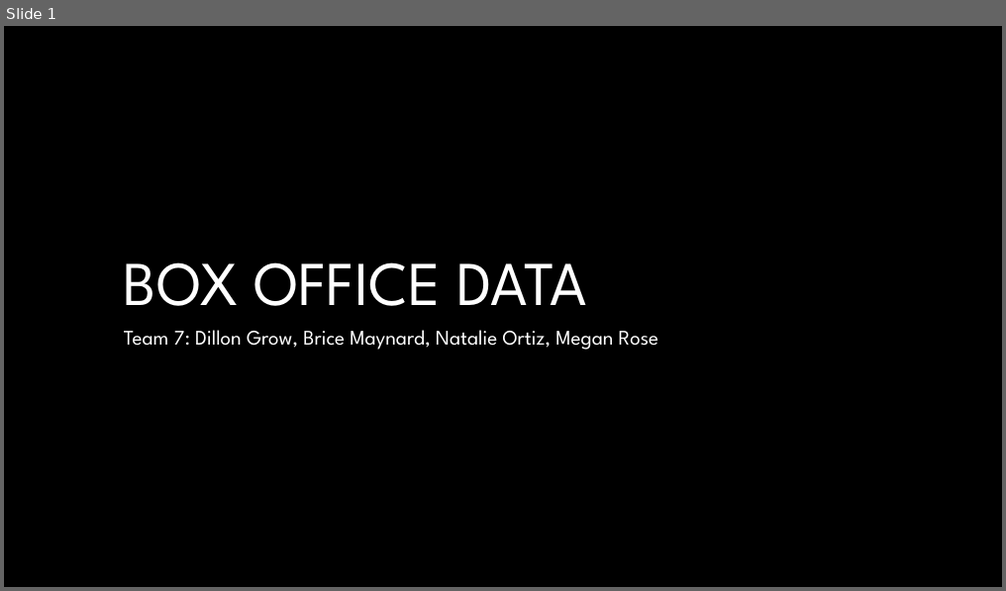
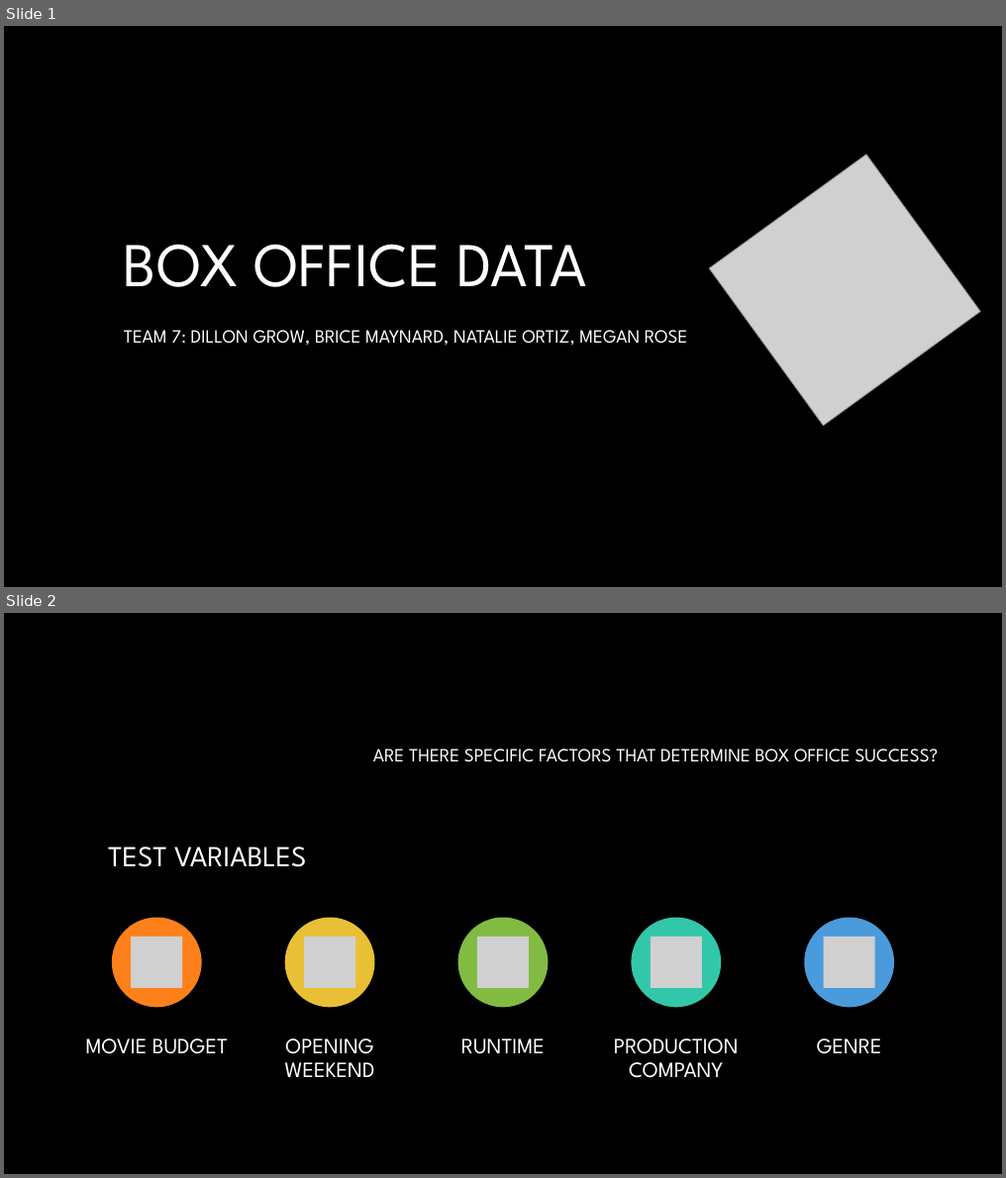
Before and after one commit to Dillongrow/Project_1, a slide deck: Box office data.pptx. Shown one above the other, each under a label of ours: slide 1 before the commit, slides 1 and 2 after it. The pictures are 1006x591 and 1006x1178 pixels, drawn with LibreOffice and Linux fonts; fonts in the diff are those of the drawing; grey boxes stand for pictures; background and template pictures are left out. Boxes give left, top, right and bottom in pixels: in the first picture for what was removed or moved away, otherwise in the second. Text is boxed around its words. In the diff, an @@ line names an element or a change of style, - is before the commit and + after.

```diff
--- a/Box office data.pptx
+++ b/Box office data.pptx
@@ slide 2 added at [4, 613, 1002, 1174], background #000000 @@
@@ text added at [373, 749, 939, 762], 18 pt, text #FFFFFF @@
+ARE THERE SPECIFIC FACTORS THAT DETERMINE BOX OFFICE SUCCESS?
@@ text added at [108, 847, 306, 867], 28 pt, text #FFFFFF @@
+TEST VARIABLES
@@ group added at [86, 918, 894, 1078]: 5 ellipses, 5 pictures, 5 texts @@
+MOVIE BUDGET
+OPENING WEEKEND
+RUNTIME
+PRODUCTION COMPANY
+GENRE
@@ slide 1 changed as well @@
@@ title "BOX OFFICE DATA": place and size @@
-title "BOX OFFICE DATA" at [124, 263, 586, 306]
+title "BOX OFFICE DATA" at [124, 244, 586, 287]
@@ picture added at [710, 155, 981, 426] @@
@@ subtitle at [124, 330, 688, 345]: text changed; size 20 to 18 pt @@
-Team 7: Dillon Grow, Brice Maynard, Natalie Ortiz, Megan Rose
+TEAM 7: DILLON GROW, BRICE MAYNARD, NATALIE ORTIZ, MEGAN ROSE
```
Also in this commit, not shown: 3 other slides changed, 3 other slides added, 4 slides removed.
